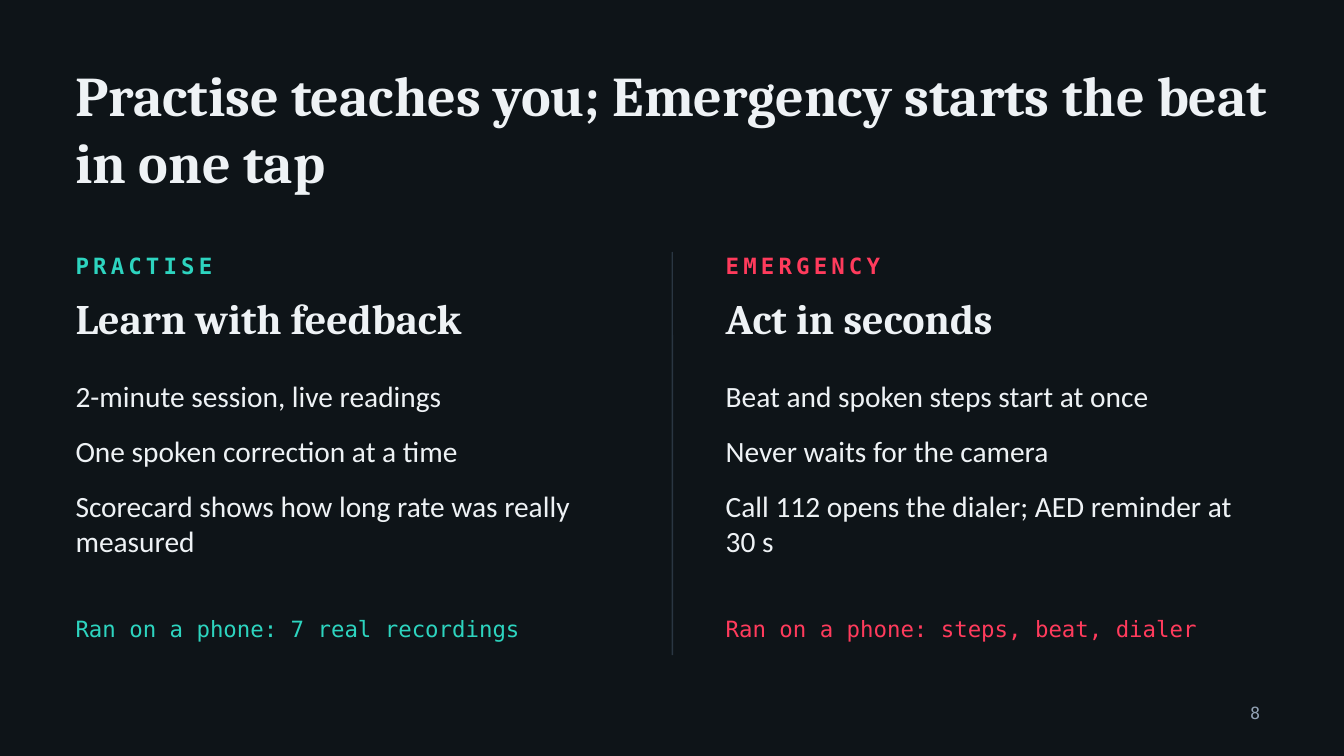
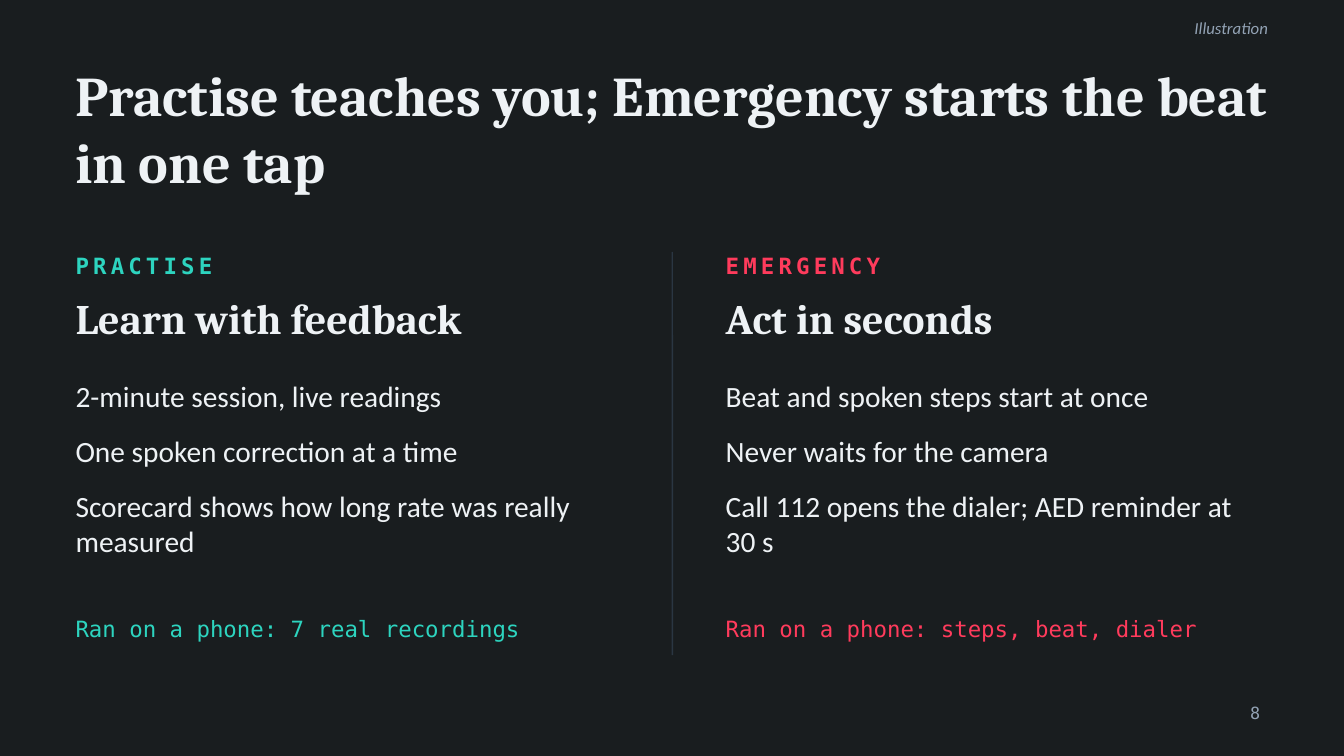
Before and after one commit to VivekTiwary-25/Zero_flux, a slide deck: slide 8 of deck/CPR_Coach_Anvathon_2026_v4.pptx. Drawn at 1344x756 pixels with LibreOffice and Linux fonts; fonts in the diff are those of the drawing; background and template pictures are left out; a plain dark background stands for a picture behind light text. Boxes give left, top, right and bottom in pixels: in the first picture for what was removed or moved away, otherwise in the second. Text is boxed around its words. In the diff, an @@ line names an element or a change of style, - is before the commit and + after.

```diff
--- a/deck/CPR_Coach_Anvathon_2026_v4.pptx
+++ b/deck/CPR_Coach_Anvathon_2026_v4.pptx
@@ background #0E1418 to picture (left out) @@
@@ rectangle added at <box>0,0,1344,756</box>, fill #0E1418 at 60% opacity @@
@@ text added at <box>1194,22,1267,34</box>, 12 pt, text #93A3B5, italic @@
+Illustration
```
Also in this commit, not shown: 3 other slides changed, 21 other files.
